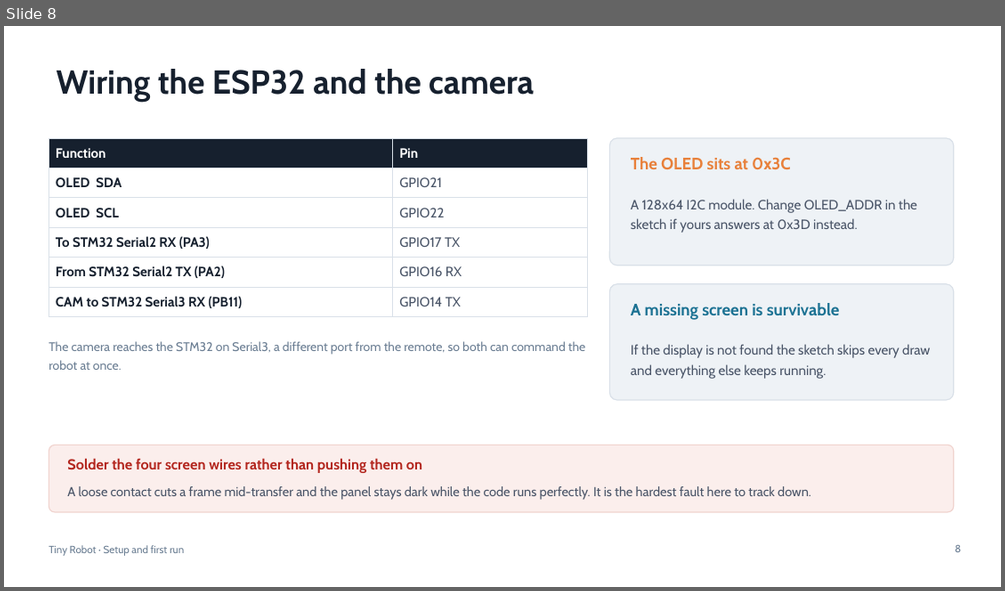
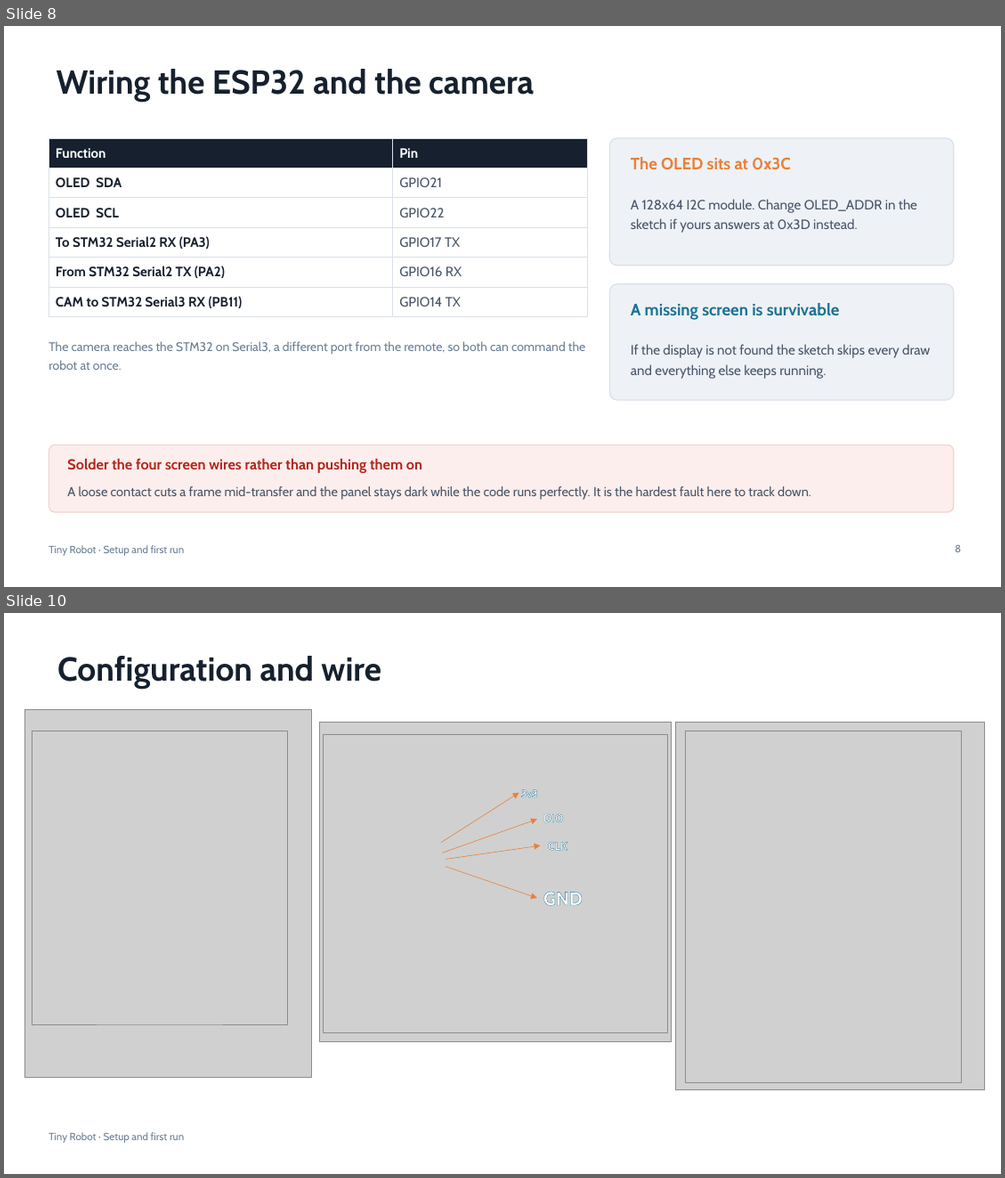
Before and after one commit to 65050090-nichanan/Tiny-robot, a slide deck: docs/Tiny-Robot-Setup-Guide-EN.pptx. Shown one above the other, each under a label of ours: slide 8 before the commit, slides 8 and 10 after it; the slides between them are not shown. The pictures are 1005x591 and 1005x1178 pixels, drawn with LibreOffice and Linux fonts; fonts in the diff are those of the drawing; grey boxes stand for pictures. Boxes give left, top, right and bottom in pixels: in the first picture for what was removed or moved away, otherwise in the second. Text is boxed around its words. In the diff, an @@ line names an element or a change of style, - is before the commit and + after.

```diff
--- a/docs/Tiny-Robot-Setup-Guide-EN.pptx
+++ b/docs/Tiny-Robot-Setup-Guide-EN.pptx
@@ slide 10 added at box(4, 613, 1001, 1174), background #FFFFFF; not listed: 1 template element that a slide beside it also shows @@
@@ title added at box(57, 656, 381, 689), 32 pt, text #16202E, bold @@
+Configuration and wire
@@ picture added at box(24, 709, 311, 1077) @@
@@ picture added at box(32, 731, 287, 1025) @@
@@ picture added at box(320, 722, 672, 1041) @@
@@ picture added at box(323, 735, 667, 1032) @@
@@ picture added at box(676, 722, 985, 1090) @@
@@ picture added at box(685, 731, 961, 1083) @@
@@ arrow added from (442, 843) to (519, 793), #E8803A 0.5 pt @@
@@ text added at box(521, 789, 538, 798), 10.5 pt, text #FFFFFF, bold @@
+3v3
@@ arrow added from (442, 853) to (537, 819), #E8803A 0.5 pt @@
@@ text added at box(543, 813, 564, 822), 11 pt, text #FFFFFF, bold @@
+DIO
@@ arrow added from (445, 859) to (540, 845), #E8803A 0.5 pt @@
@@ text added at box(548, 842, 567, 851), 11 pt, text #FFFFFF, bold @@
+CLK
@@ arrow added from (445, 867) to (537, 898), #E8803A 0.5 pt @@
@@ text added at box(543, 892, 582, 906), 18 pt, text #FFFFFF, bold @@
+GND
```
Also in this commit, not shown: 6 slides changed, 2 other files.
